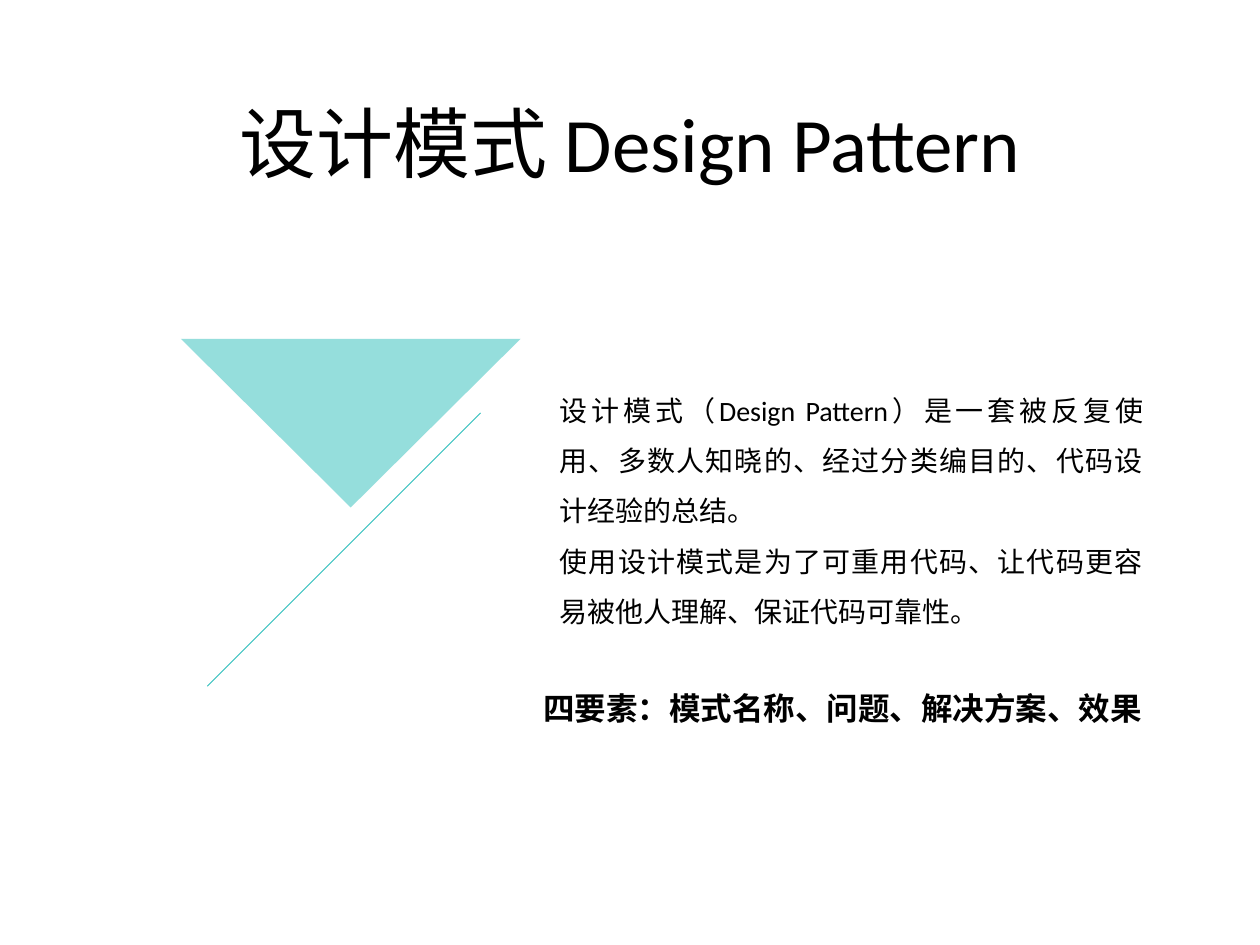
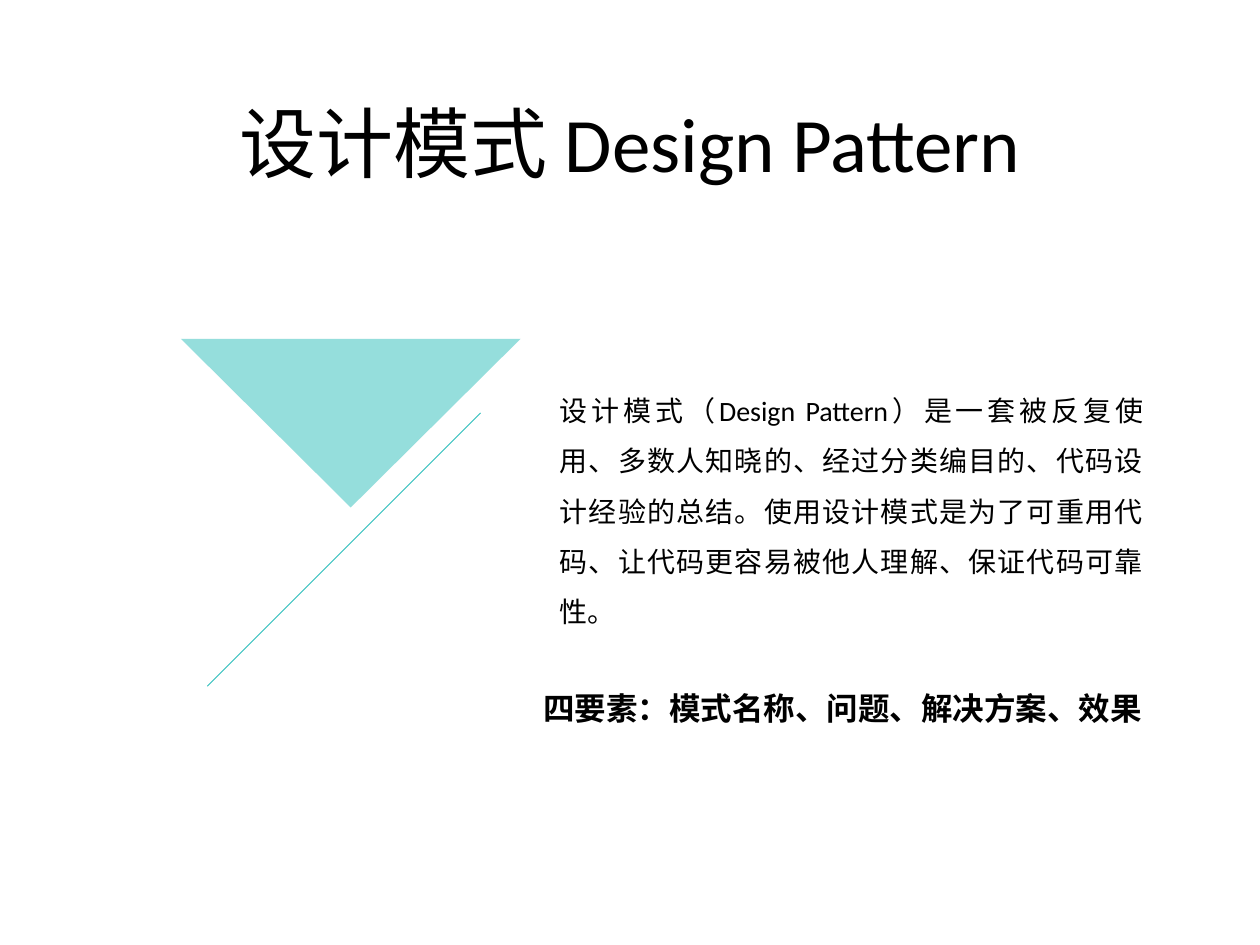
Before and after one commit to PlumpMath/DesignPattern-108, a slide deck: slide 3 of doc/Design Pattern.ppt. Drawn at 1260x945 pixels with LibreOffice and Linux fonts; fonts in the diff are those of the drawing. Boxes give left, top, right and bottom in pixels: in the first picture for what was removed or moved away, otherwise in the second. Text is boxed around its words. In the diff, an @@ line names an element or a change of style, - is before the commit and + after.

```diff
--- a/doc/Design Pattern.ppt
+++ b/doc/Design Pattern.ppt
@@ text at <box>560,397,1143,575</box>: text changed @@
-设计模式（Design Pattern）是一套被反复使用、多数人知晓的、经过分类编目的、代码设计经验的总结。
-使用设计模式是为了可重用代码、让代码更容易被他人理解、保证代码可靠性。
+设计模式（Design Pattern）是一套被反复使用、多数人知晓的、经过分类编目的、代码设计经验的总结。使用设计模式是为了可重用代码、让代码更容易被他人理解、保证代码可靠性。
```
Also in this commit, not shown: 7 other slides changed, 2 slides added, 2 slides removed.
